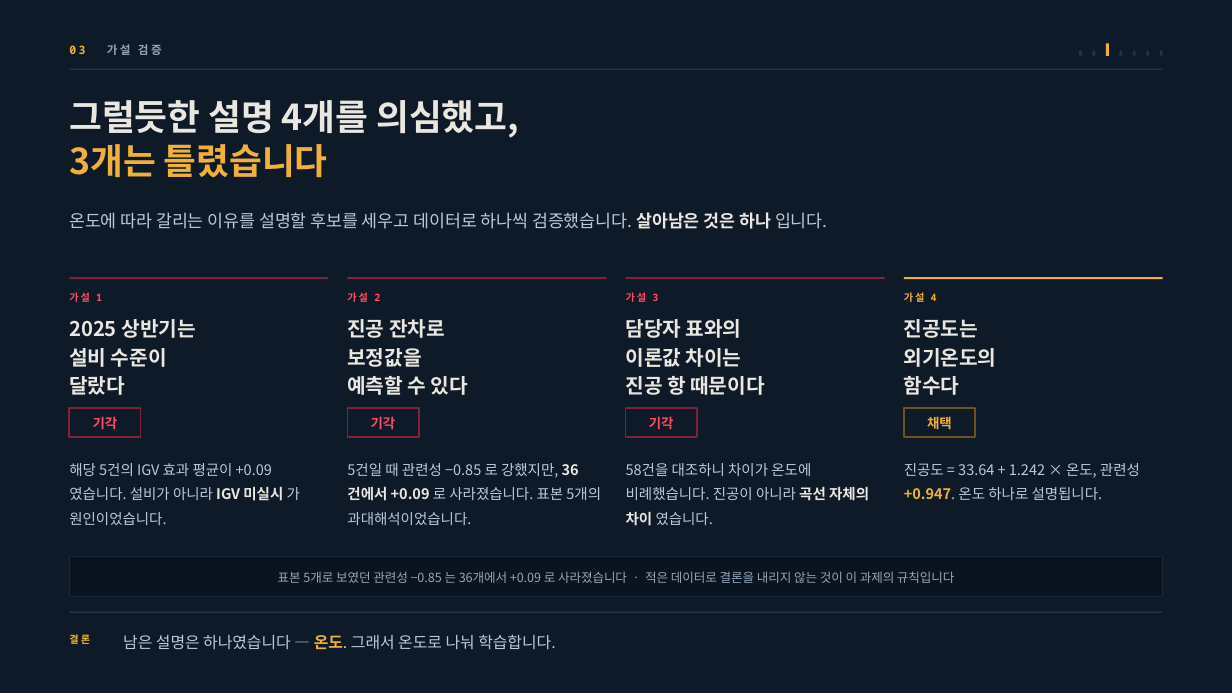
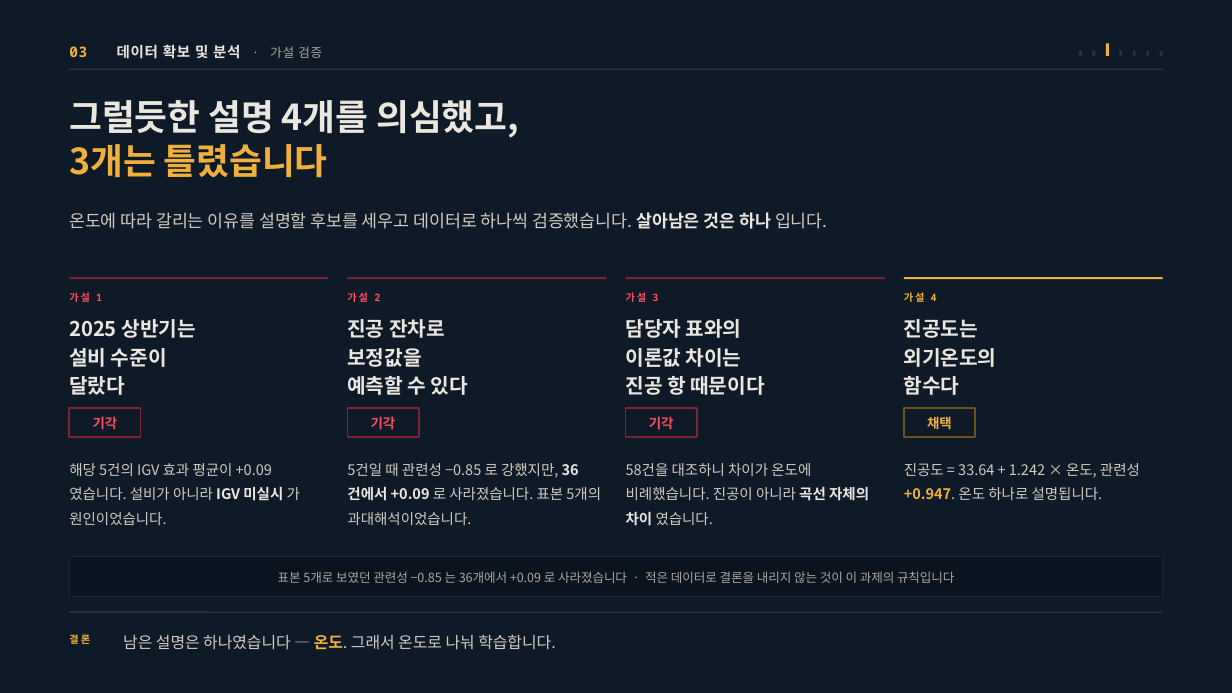
Before and after one commit to jooh-ai/Narae-AI, a slide deck: slide 8 of docs/ppt/위례_공급가능용량_최종발표.pptx (slide 7 before the commit). Drawn at 1232x693 pixels with LibreOffice and Linux fonts; fonts in the diff are those of the drawing. Boxes give left, top, right and bottom in pixels: in the first picture for what was removed or moved away, otherwise in the second. Text is boxed around its words. In the diff, an @@ line names an element or a change of style, - is before the commit and + after.

```diff
--- a/docs/ppt/위례_공급가능용량_최종발표.pptx
+++ b/docs/ppt/위례_공급가능용량_최종발표.pptx
@@ text at bbox=[117, 44, 322, 59]: text changed; size 9 to 11.2 pt; font Noto Sans Mono to Noto Sans CJK KR; text colour #93A6BA to #EAE7E0 @@
-03 가설 검증
+03 데이터 확보 및 분석 · 가설 검증
@@ text "온도에 따라 갈리는 이유를 설명할 ..." at bbox=[69, 212, 827, 229]: text colour #BCC9D6 to #CFCBC2 in "온도에 따라 갈리는 이유를 설명할 후보를 세우고 ..." @@
@@ text "해당 5건의 IGV 효과 평균이 ..." at bbox=[69, 463, 300, 525]: text colour #BCC9D6 to #CFCBC2 in "해당 5건의 IGV 효과 평균이 +0.09 였습니다. ..." @@
@@ text "5건일 때 관련성 −0.85 로 ..." at bbox=[347, 463, 601, 525]: text colour #BCC9D6 to #CFCBC2 in "5건일 때 관련성 −0.85 로 강했지만, 로 ..." @@
@@ text "58건을 대조하니 차이가 온도에 비례했습니다. ..." at bbox=[626, 463, 869, 526]: text colour #BCC9D6 to #CFCBC2 in "58건을 대조하니 차이가 온도에 비례했습니다. 진공이 아니라 ..." @@
@@ text "진공도 = 33.64 + 1.242 ..." at bbox=[904, 463, 1140, 500]: text colour #BCC9D6 to #CFCBC2 in "진공도 = 33.64 + 1.242 × 온도, ..." @@
@@ text "표본 5개로 보였던 관련성 −0.85 ..." at bbox=[278, 571, 954, 583]: text colour #93A6BA to #A9A79F @@
@@ text "남은 설명은 하나였습니다 — 온도. ..." at bbox=[123, 634, 555, 650]: text colour #BCC9D6 to #CFCBC2 @@
```
Also in this commit, not shown: 14 other slides changed, 3 slides added, 1 other file.
